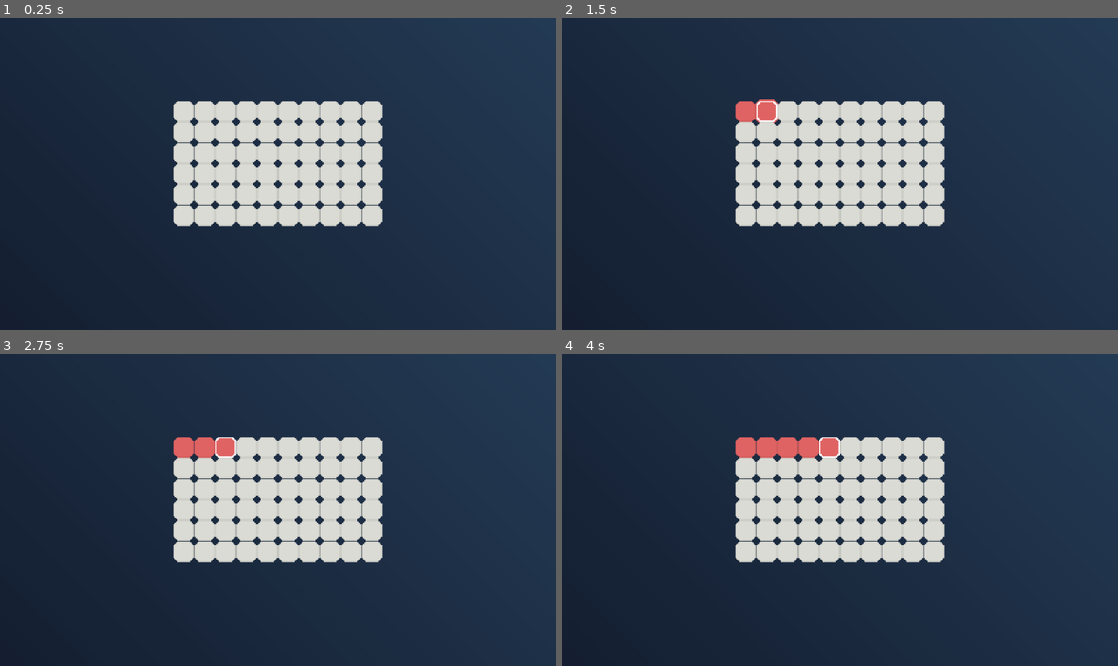
Above: before the commit, frames 1-4 (two rows, left to right).
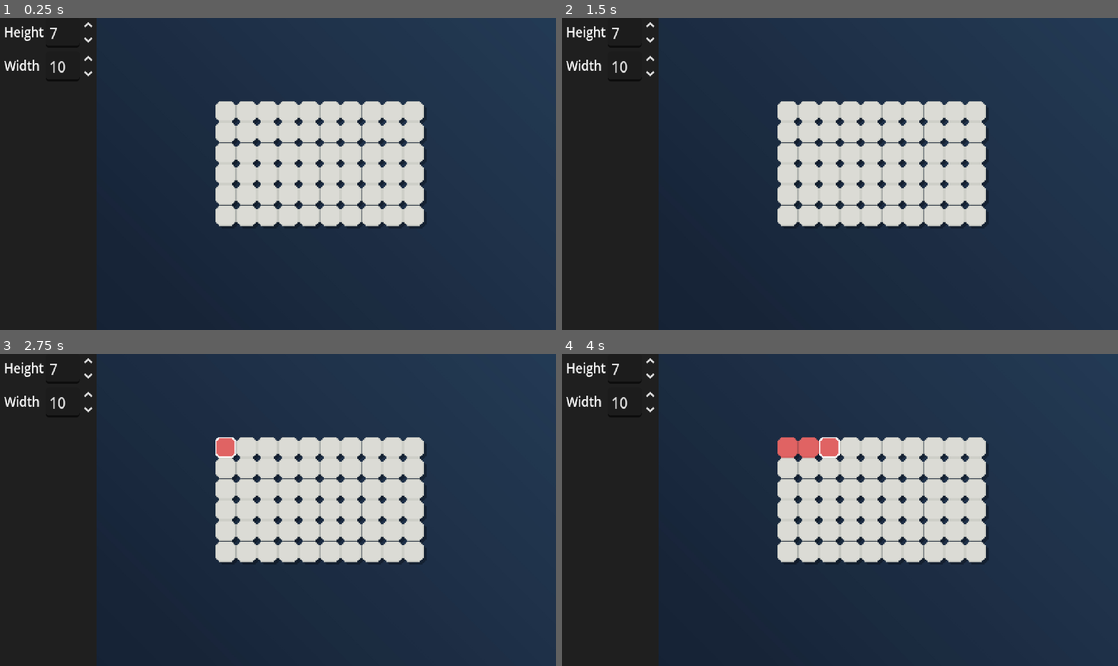
Above: after the commit, the same moments.

Repository: AurelinkZ/color-blocks
Game: Godot game, scene res://Scenes/level_editor.tscn
Same seed, same stepped clock (60 frames per second), same inputs: the game is played once before the commit and once after it. This scene is started directly instead of the project's main scene.
Inputs (mouse positions are in pixels of both pictures, inside the frame that each line leads up to):
- Up to frame 1 (0.25 s): no input
- Up to frame 2 (1.5 s): tap Enter at 0.5 s; move the mouse to (745, 111) at 0.52 s; click (745, 111) at 0.67 s; tap Space at 1.25 s; move the mouse to (767, 111) at 1.27 s; click (767, 111) at 1.42 s
- Up to frame 3 (2.75 s): tap Enter at 2 s; move the mouse to (227, 447) at 2.02 s; click (227, 447) at 2.17 s
- Up to frame 4 (4 s): tap Space at 2.75 s; move the mouse to (806, 447) at 2.77 s; click (806, 447) at 2.92 s; tap Enter at 3.5 s; move the mouse to (828, 447) at 3.52 s; click (828, 447) at 3.67 s

The runs differ from the first frame. In frame 1, 13% of the frame differs, in the area x 0-77%, y 0-67%; in frame 2, 13%; in frame 3, 13%; in frame 4, 13%.

Commit message:
[LEVEL EDITOR] ADD set size

Diff:
--- a/Scenes/level_editor.tscn
+++ b/Scenes/level_editor.tscn
@@ -4,11 +4,14 @@
 [ext_resource type="Texture2D" uid="uid://bb2mc31ucm2v0" path="res://Assets/background_image_dark_blue.jpg" id="1_s1b0e"]
 [ext_resource type="Script" uid="uid://ccjjuwgmob3tg" path="res://grid_editor.gd" id="2_n1xa8"]
 [ext_resource type="Script" uid="uid://c8uvco2omhky" path="res://Scripts/grid_view_editor.gd" id="3_n1xa8"]
+[ext_resource type="Script" uid="uid://bkmute4vlc3np" path="res://Scripts/spin_box.gd" id="5_wchaa"]
 
 [node name="LevelEditor" type="Node2D" unique_id=2050058702]
 script = ExtResource("1_rot6e")
 
 [node name="BackgroundSprite" type="Sprite2D" parent="." unique_id=139108953]
+z_index = -3
+texture_filter = 2
 position = Vector2(212.99998, 119.99998)
 scale = Vector2(0.221875, 0.22222228)
 texture = ExtResource("1_s1b0e")
@@ -17,6 +20,70 @@
 script = ExtResource("2_n1xa8")
 
 [node name="GridViewEditor" type="Node2D" parent="." unique_id=398632500]
+top_level = true
+z_index = 1
 script = ExtResource("3_n1xa8")
 
+[node name="UI" type="Control" parent="." unique_id=936906605]
+show_behind_parent = true
+z_index = -2
+texture_filter = 2
+layout_mode = 3
+anchors_preset = 0
+offset_right = 426.0
+offset_bottom = 240.0
+mouse_filter = 2
+
+[node name="VBoxContainer" type="VBoxContainer" parent="UI" unique_id=1721755359]
+top_level = true
+layout_mode = 0
+offset_left = 3.0
+offset_right = 136.0
+offset_bottom = 66.0
+scale = Vector2(0.6790854, 0.7370238)
+
+[node name="HBoxContainer2" type="HBoxContainer" parent="UI/VBoxContainer" unique_id=43425084]
+layout_mode = 2
+theme_override_constants/separation = 2
+
+[node name="Height" type="Label" parent="UI/VBoxContainer/HBoxContainer2" unique_id=251187423]
+layout_mode = 2
+theme_override_font_sizes/font_size = 14
+text = "Height"
+
+[node name="HeightSpinBox" type="SpinBox" parent="UI/VBoxContainer/HBoxContainer2" unique_id=499929420]
+layout_mode = 2
+min_value = 2.0
+max_value = 14.0
+value = 7.0
+rounded = true
+script = ExtResource("5_wchaa")
+
+[node name="HBoxContainer" type="HBoxContainer" parent="UI/VBoxContainer" unique_id=1207127681]
+layout_mode = 2
+theme_override_constants/separation = 6
+
+[node name="Width" type="Label" parent="UI/VBoxContainer/HBoxContainer" unique_id=1027120634]
+layout_mode = 2
+theme_override_font_sizes/font_size = 14
+text = "Width"
+
+[node name="WidthSpinBox" type="SpinBox" parent="UI/VBoxContainer/HBoxContainer" unique_id=1280709841]
+layout_mode = 2
+min_value = 2.0
+max_value = 14.0
+value = 10.0
+rounded = true
+script = ExtResource("5_wchaa")
+
+[node name="ColorRect" type="ColorRect" parent="UI" unique_id=926075919]
+modulate = Color(0.12225223, 0.12225223, 0.12225223, 1)
+show_behind_parent = true
+layout_mode = 0
+offset_right = 41.311462
+offset_bottom = 39.520668
+scale = Vector2(1.7912705, 6.0727715)
+
 [connection signal="block_clicked" from="GridViewEditor" to="." method="_on_grid_view_editor_block_clicked"]
+[connection signal="value_changed" from="UI/VBoxContainer/HBoxContainer2/HeightSpinBox" to="." method="_on_height_spin_box_value_changed"]
+[connection signal="value_changed" from="UI/VBoxContainer/HBoxContainer/WidthSpinBox" to="." method="_on_width_spin_box_value_changed"]
--- a/Scripts/grid_view_editor.gd
+++ b/Scripts/grid_view_editor.gd
@@ -9,11 +9,16 @@
 var height: int
 var grid_view: Dictionary # Vector2i -> block
 
+var pop_pitch:float = 1.0
+
+## Main function of this script, used to setup the initial grid which should be a blank grid
+## with 8x10 size
 func setup_new_grid_view(grid: Dictionary, grid_width: int, grid_height: int):
+	var new_grid_view = {}
 	width = grid_width
 	height = grid_height
 	var viewport_size = get_viewport_rect().size
-	var offset_x = (viewport_size.x - ((grid_width - 1 ) * GameAssets.BLOCK_SIZE)) / 2 # centered horizontally
+	var offset_x = (viewport_size.x - ((grid_width - 5 ) * GameAssets.BLOCK_SIZE)) / 2 # centered horizontally
 	var offset_y = (viewport_size.y - (grid_height * GameAssets.BLOCK_SIZE)) / 2 # centered vertically
 	for y in height:
 		for x in width:
@@ -23,12 +28,26 @@
 			new_block.set_cell(Vector2i(x, y))
 			new_block.block_clicked.connect(_on_block_clicked)
 			new_block.set_color_first(grid[Vector2i(x, y)], BLOCK_TEXTURES)
-			grid_view[Vector2i(x, y)] = new_block
+			new_grid_view[Vector2i(x, y)] = new_block
 			add_child(new_block)
+	grid_view = new_grid_view.duplicate()
 
+## Used when the user changes the color of a single block
 func refresh_block(cell, color: Color):
 	grid_view[cell].set_color(color)
-	AudioManager.play_pop(1.0)
+	AudioManager.play_pop(pop_pitch)
+
+func refresh_grid(new_grid: Dictionary, grid_width: int, grid_height: int):
+	delete_grid()
+	setup_new_grid_view(new_grid, grid_width, grid_height)
+	AudioManager.play_pop(pop_pitch)
+
+func delete_grid():
+	var blocks = get_children()
+	if blocks != null:
+		for block in blocks:
+			block.queue_free()
+	grid_view.clear()
 
 func _on_block_clicked(cell: Vector2i):
 	block_clicked.emit(cell)
--- a/Scripts/level_editor.gd
+++ b/Scripts/level_editor.gd
@@ -12,7 +12,18 @@
 	grid_editor.setup_initial_grid()
 	grid_view_editor.setup_new_grid_view(grid_editor.grid, grid_editor.width, grid_editor.height)
 
-
 func _on_grid_view_editor_block_clicked(cell: Vector2i) -> void:
 	grid_editor.set_cell(cell, selected_color)
 	grid_view_editor.refresh_block(cell, selected_color)
+
+func _on_height_spin_box_value_changed(value: int) -> void:
+	grid_editor.set_height(value)
+	grid_view_editor.refresh_grid(grid_editor.grid, grid_editor.width, grid_editor.height)
+
+func _on_width_spin_box_value_changed(value: int) -> void:
+	grid_editor.set_width(value)
+	grid_view_editor.refresh_grid(grid_editor.grid, grid_editor.width, grid_editor.height)
+
+func set_spin_box_default_value():
+	$UI/VBoxContainer/HBoxContainer2/HeightSpinBox.value = initial_height
+	$UI/VBoxContainer/HBoxContainer/WidthSpinBox.value = initial_width
--- /dev/null
+++ b/Scripts/spin_box.gd
@@ -0,0 +1,9 @@
+extends SpinBox
+
+
+func _ready() -> void:
+	var line_edit = get_line_edit()
+	# Set the minumum character width of the line edit to 1
+	line_edit.add_theme_constant_override("minimum_character_width", 2)
+	# Resize the spin box to update the size
+	size = Vector2.ZERO
--- a/grid_editor.gd
+++ b/grid_editor.gd
@@ -14,10 +14,12 @@
 		for x in width:
 			grid[Vector2i(x, y)] = Color.WHITE
 
+## Set the width and refreshes the grid directly
 func set_width(width_user: int):
 	width = width_user
 	refresh_grid()
 
+## Set the height and refreshes the grid directly
 func set_height(height_user: int):
 	height = height_user
 	refresh_grid()
Not shown, added: Scripts/spin_box.gd.uid
